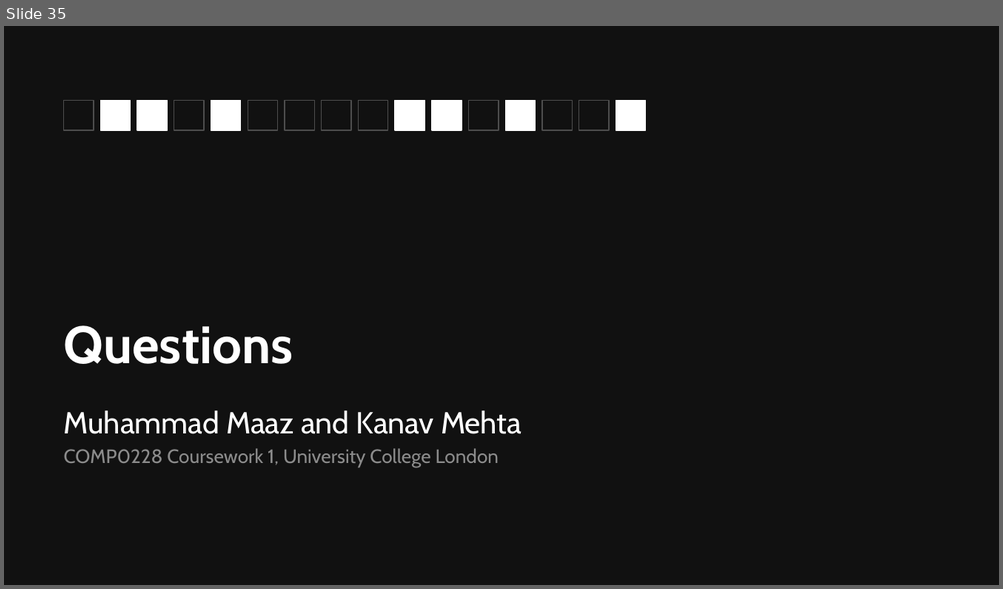
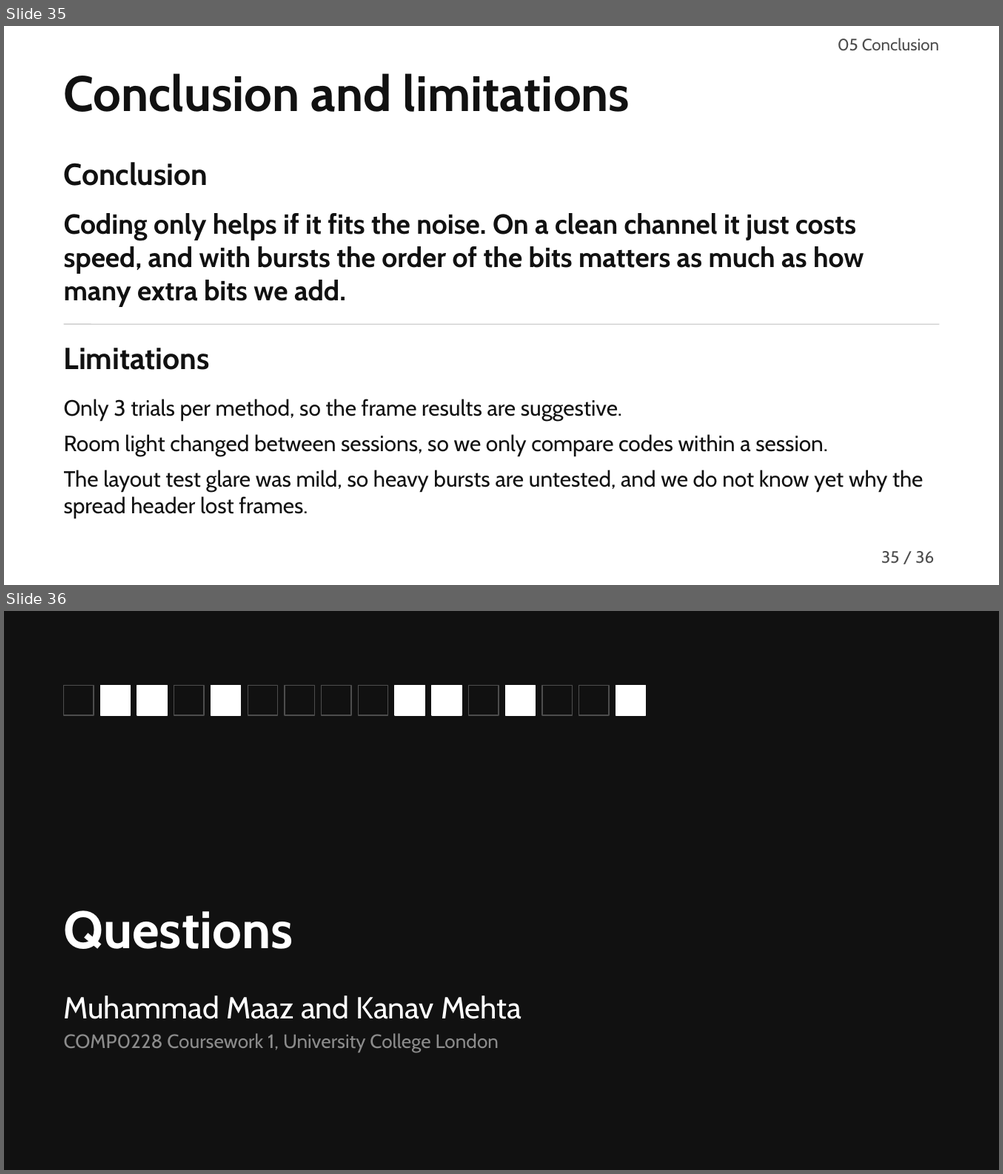
Before and after one commit to MuhammadMaazA/SamplingCW, a slide deck: presentation/gridlink-presentation.pptx. Shown one above the other, each under a label of ours: slide 35 before the commit, slides 35 and 36 after it. The pictures are 1003x589 and 1003x1174 pixels, drawn with LibreOffice and Linux fonts; fonts in the diff are those of the drawing. Boxes give left, top, right and bottom in pixels: in the first picture for what was removed or moved away, otherwise in the second. Text is boxed around its words. In the diff, an @@ line names an element or a change of style, - is before the commit and + after.

Commit message:
add a replay of one recording as the demo slide, split the talk between us and shorten the conclusion

```diff
--- a/presentation/gridlink-presentation.pptx
+++ b/presentation/gridlink-presentation.pptx
@@ slide 35 added at box(4, 26, 999, 585), background #FFFFFF @@
@@ text added at box(837, 38, 939, 51), 12 pt, text #4D4D4D @@
+05 Conclusion
@@ title added at box(64, 73, 630, 112), 36 pt, text #111111, bold @@
+Conclusion and limitations
@@ text added at box(64, 162, 208, 186), 22 pt, text #111111, bold @@
+Conclusion
@@ text added at box(64, 213, 864, 306), 20 pt, text #111111, bold @@
+Coding only helps if it fits the noise. On a clean channel it just costs speed, and with bursts the order of the bits matters as much as how many extra bits we add.
@@ line added from (64, 324) to (939, 324), #CFCFCF 0.75 pt @@
@@ text added at box(64, 348, 210, 370), 22 pt, text #111111, bold @@
+Limitations
@@ text added at box(64, 399, 622, 420), 16 pt, text #111111 @@
+Only 3 trials per method, so the frame results are suggestive.
@@ text added at box(64, 434, 828, 457), 16 pt, text #111111 @@
+Room light changed between sessions, so we only compare codes within a session.
@@ text added at box(64, 470, 922, 519), 16 pt, text #111111 @@
+The layout test glare was mild, so heavy bursts are untested, and we do not know yet why the spread header lost frames.
@@ page number added at box(881, 551, 899, 564), 12 pt, text #4D4D4D @@
+35
@@ text added at box(915, 551, 933, 564), 12 pt, text #4D4D4D @@
+/ 36
@@ what was slide 35 is now slide 36 @@
```
Also in this commit, not shown: 32 slides changed, 1 other slide added, 1 slide removed, 11 other files.
